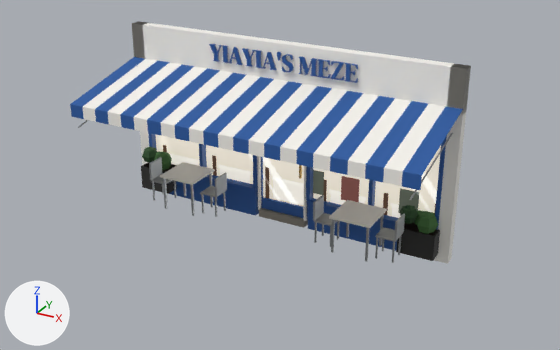
The glTF model art/models/props/venues/yiayias.glb as it was, and as the next commit left it.
Before and after are seen from a 50 mm camera at (6.8, -12.64, 7.1) aimed at (0.44, -1.07, 1.32). Lighting does not change. The marker at lower left points along +X, +Y and +Z. The older version comes first. Objects named as collision shapes, trigger or cutter boxes, shadow casters or lower levels of detail are left out. Vertices at exactly the same position are counted once.

In view in the first picture: 'Yiayias'.
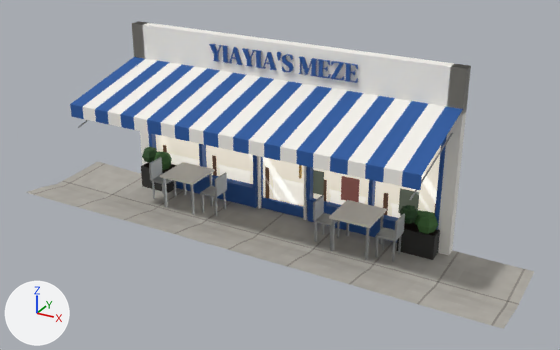
Where the change shows, as pixel boxes [x1, y1, x2, y2] in the pictures (560 x 350 px):
'Yiayias', reshaped (27% wider, 27% taller)
    before: [70, 21, 471, 264]
    after: [26, 21, 534, 329]
part 1 of me_yiayias, added
    after: [26, 162, 534, 329]

The change in detail:
Picture 'sidewalk' (img_sidewalk) is new.
Material 'VN_Pave' (mat_vn_pave) is new.
Its texture is img_sidewalk.
Its roughness is 0.95.
me_yiayias is used by ob_yiayias; location (0.0, 0.0, 0.0).
me_yiayias had 2072 vertices, 3754 faces and spanned x -3.5..3.5, y -2.2..0.0, z -0.15..3.55.
me_yiayias now has 2198 vertices, 3954 faces and spans x -5.0..5.0, y -2.25..0.0, z -0.15..3.55.
me_yiayias part 1: a new loose piece of 126 vertices spanning x -5.0..5.0, y -2.25..0.0, z 0.0..0.22, in mat_vn_pave (picture img_sidewalk).
me_yiayias gains material mat_vn_pave (picture img_sidewalk).
